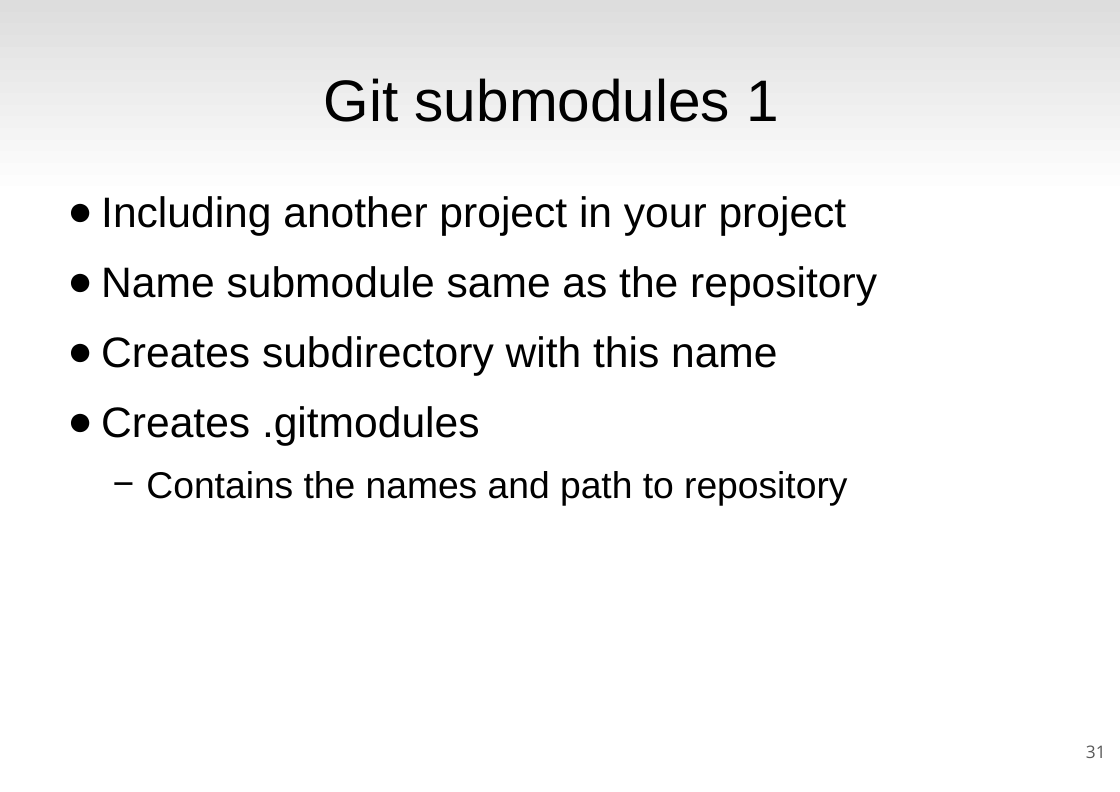
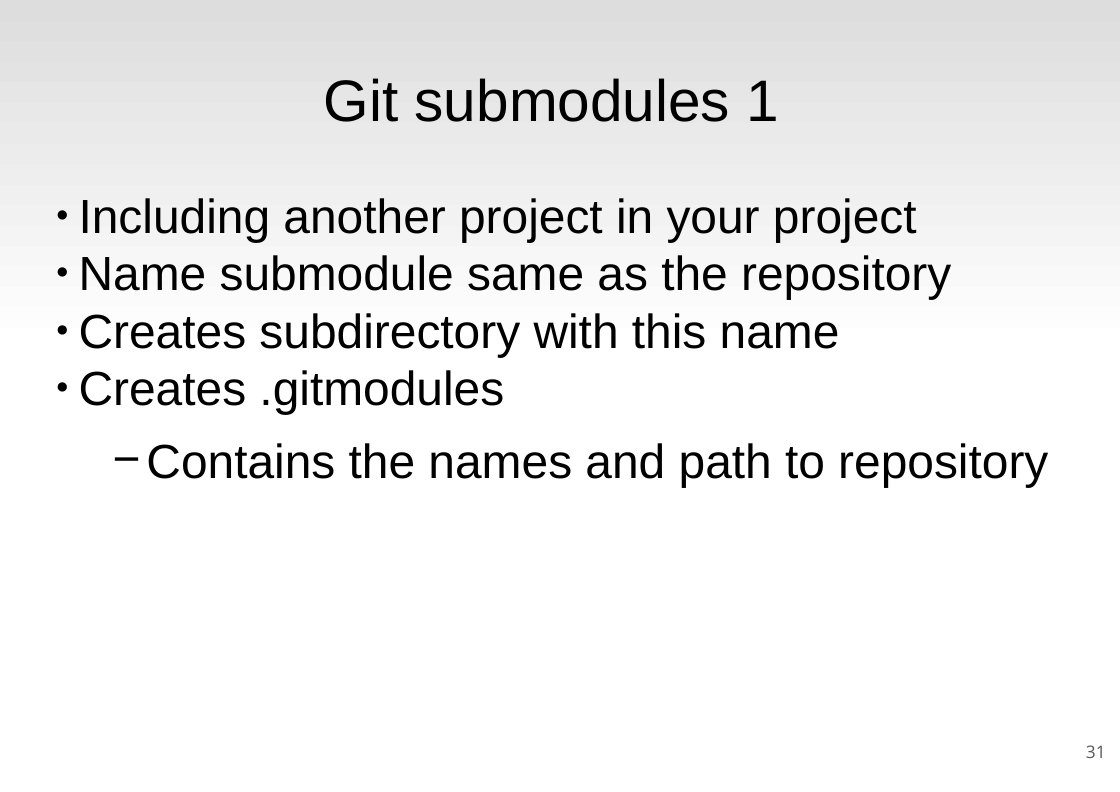
Before and after one commit to rickvek/Workshop-GIT, a slide deck: slide 31 of Git-Workshop.odp. Drawn at 1120x792 pixels with LibreOffice and Linux fonts; fonts in the diff are those of the drawing. Boxes give left, top, right and bottom in pixels: in the first picture for what was removed or moved away, otherwise in the second. Text is boxed around its words. In the diff, an @@ line names an element or a change of style, - is before the commit and + after.

```diff
--- a/Git-Workshop.odp
+++ b/Git-Workshop.odp
@@ text "Including another project in your ..." at [79, 198, 1048, 487]: size 32 to 36 pt in "Including another project in your project", "Name submodule same as the repository", "Creates subdirectory with this name", "Creates .gitmodules"; size 28 to 36 pt in "Contains the names and path to repository"; indent changed; less space between paragraphs @@
```
Also in this commit, not shown: 9 other slides changed, 1 other file.
